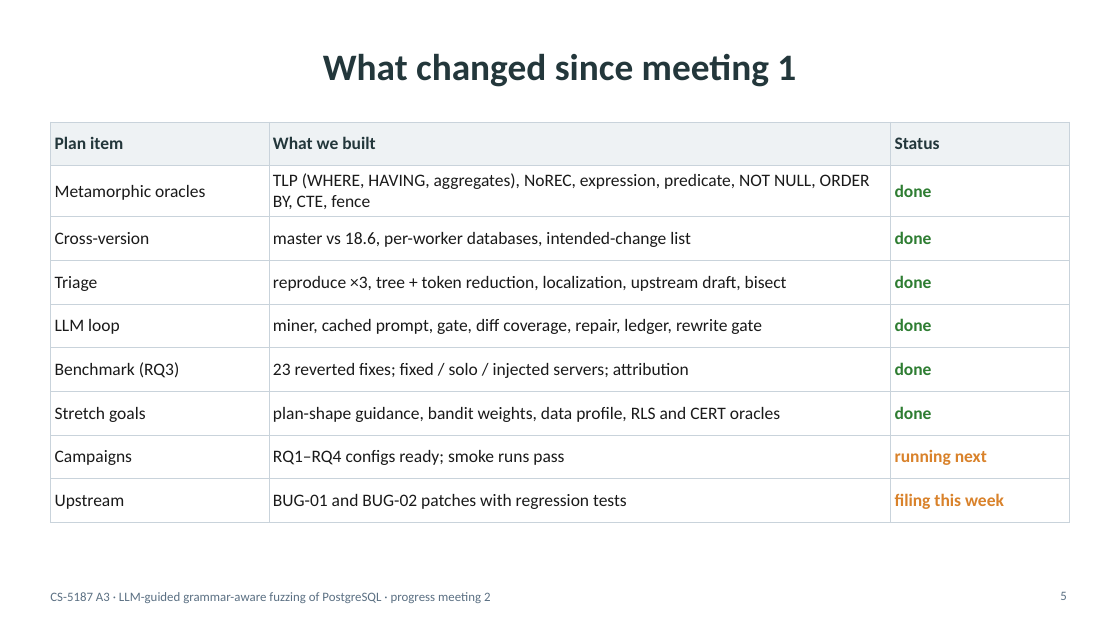
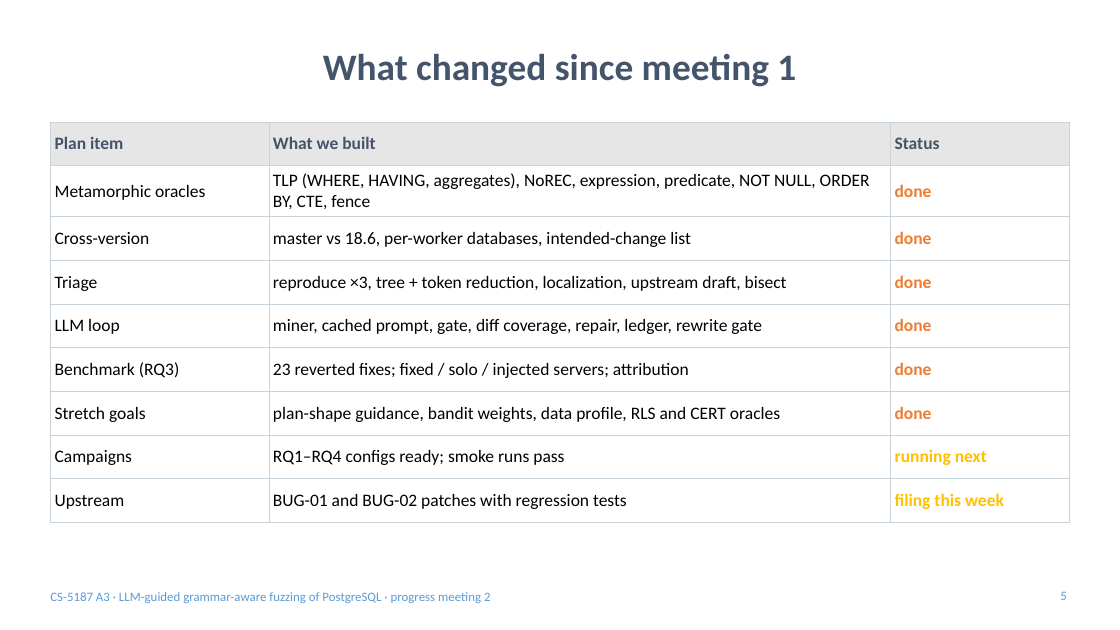
Before and after one commit to v28k/cs5187-term-project, a slide deck: slide 5 of docs/meeting2/slides/slides_meeting2.pptx. Drawn at 1120x630 pixels with LibreOffice and Linux fonts; fonts in the diff are those of the drawing. Boxes give left, top, right and bottom in pixels: in the first picture for what was removed or moved away, otherwise in the second. Text is boxed around its words. In the diff, an @@ line names an element or a change of style, - is before the commit and + after.

```diff
--- a/docs/meeting2/slides/slides_meeting2.pptx
+++ b/docs/meeting2/slides/slides_meeting2.pptx
@@ title "What changed since meeting 1" at (323, 54, 796, 87): text colour #23373B to #44546A @@
@@ table at (50, 122, 1070, 513) @@
@@ fill #EEF2F4 to #E7E6E6 in row 1 @@
@@ text colour #23373B to #44546A in "Plan item", "What we built", "Status" @@
@@ text colour #1A1A1A to #000000 in "Metamorphic oracles", "TLP (WHERE, HAVING, aggregates), NoREC, expression, predicat ...", "Cross-version", "master vs 18.6, per-worker databases, intended-change list" and 12 more places @@
@@ text colour #2E7D32 to #ED7D31 in "done", "done", "done", "done" and 2 more places @@
@@ text colour #D9822B to #FFC000 in "running next", "filing this week" @@
@@ text "CS-5187 A3 · LLM-guided grammar-aware ..." at (50, 592, 490, 603): text colour #5B7083 to #5B9BD5 @@
@@ page number at (1060, 592, 1066, 600): text colour #5B7083 to #5B9BD5 @@
```
Also in this commit, not shown: 22 other slides changed, 3 slides added, 4 slides removed, 12 other files.
